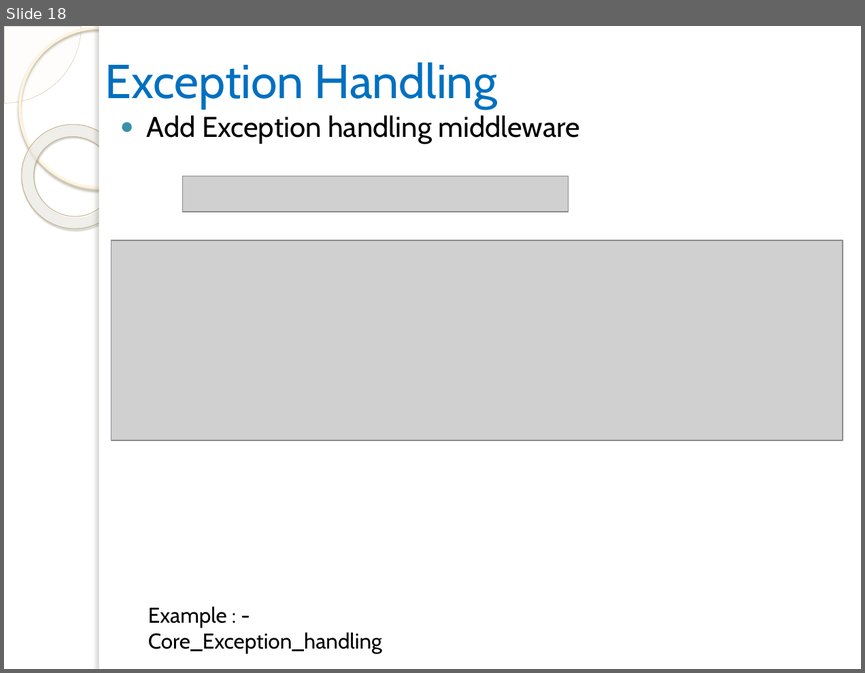
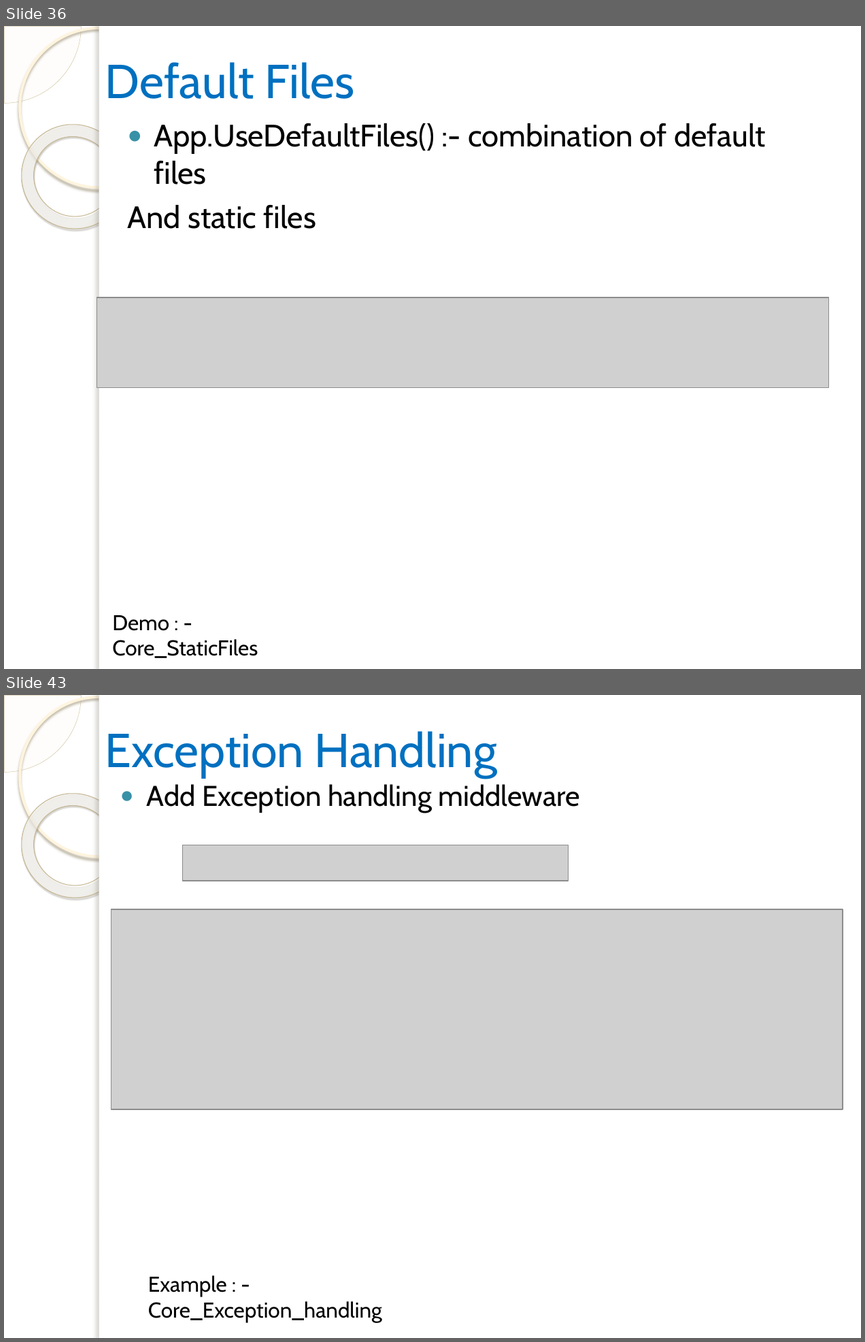
Before and after one commit to vgyureka/DotNetBig, a slide deck: CORE.pptx. Shown one above the other, each under a label of ours: slide 18 before the commit, slides 36 and 43 after it; the slides between them are not shown. The pictures are 865x673 and 865x1342 pixels, drawn with LibreOffice and Linux fonts; fonts in the diff are those of the drawing; grey boxes stand for pictures; background and template pictures are left out. Boxes give left, top, right and bottom in pixels: in the first picture for what was removed or moved away, otherwise in the second. Text is boxed around its words. In the diff, an @@ line names an element or a change of style, - is before the commit and + after.

Commit message:
Core PPT
Core PPT - 45

```diff
--- a/CORE.pptx
+++ b/CORE.pptx
@@ slide 36 added at bbox=[4, 26, 861, 669], background picture (left out); not listed: 5 template elements that a slide beside it also shows @@
@@ title added at bbox=[105, 62, 355, 99], 40 pt, text #0070C0 @@
+Default Files
@@ text added at bbox=[127, 123, 766, 229], 26 pt, text #000000 @@
+● App.UseDefaultFiles() :- combination of default files
+And static files
@@ picture added at bbox=[96, 297, 828, 388] @@
@@ text added at bbox=[112, 615, 258, 658], 18 pt, text #000000 @@
+Demo : - Core_StaticFiles
@@ what was slide 18 is now slide 43 @@
```
Also in this commit, not shown: 3 slides changed, 26 other slides added, 2 slides removed.
